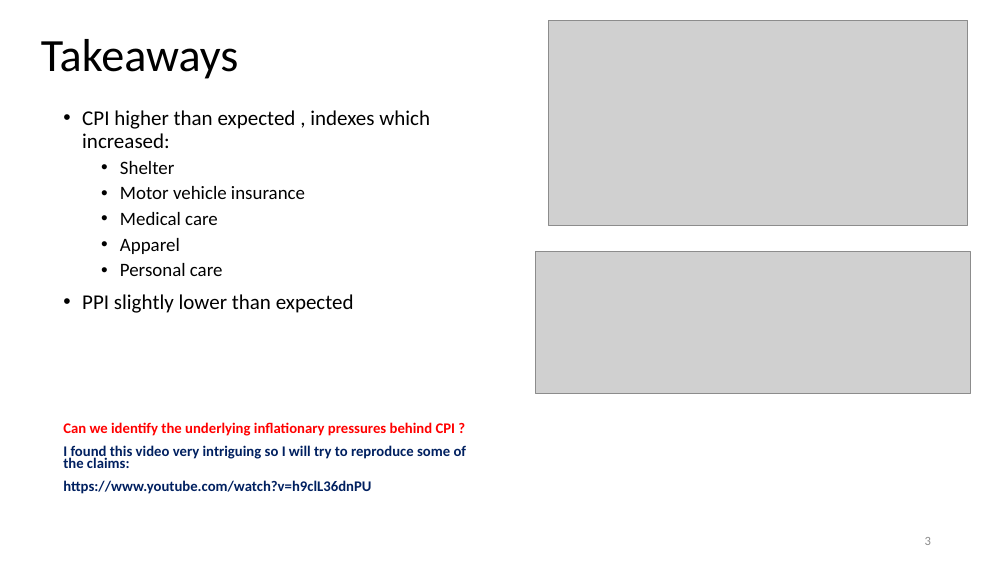
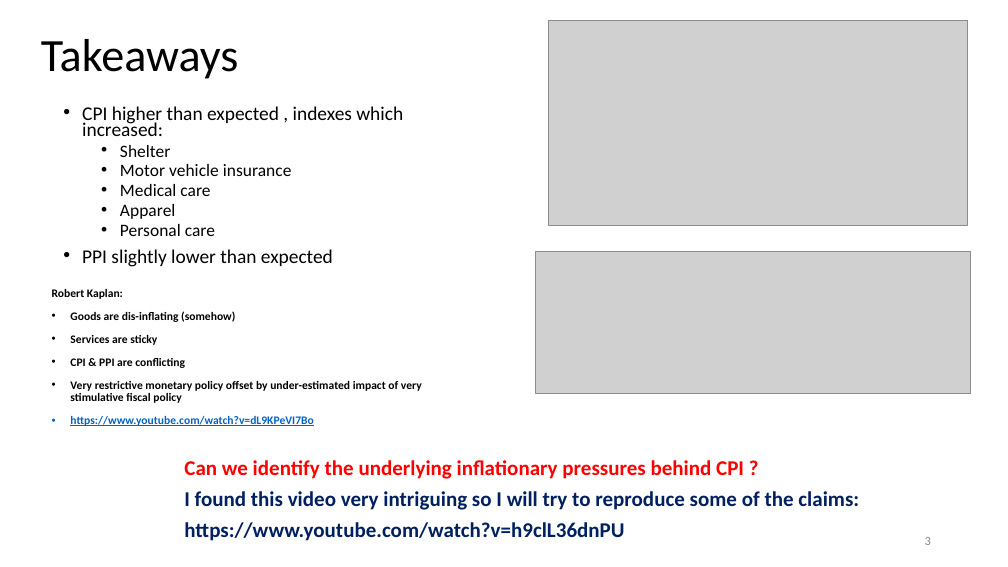
Before and after one commit to omroot/d2l_pytorch, a slide deck: slide 3 of mylearnings/mylecturenotes/PPI_and_CPI.pptx. Drawn at 1008x567 pixels with LibreOffice and Linux fonts; fonts in the diff are those of the drawing; grey boxes stand for pictures. Boxes give left, top, right and bottom in pixels: in the first picture for what was removed or moved away, otherwise in the second. Text is boxed around its words. In the diff, an @@ line names an element or a change of style, - is before the commit and + after.

Commit message:
adas

```diff
--- a/mylearnings/mylecturenotes/PPI_and_CPI.pptx
+++ b/mylearnings/mylecturenotes/PPI_and_CPI.pptx
@@ text "CPI higher than expected , ..." at [82, 106, 403, 267]: size 20 to 18.5 pt in "CPI higher than expected , indexes which ...", "PPI slightly lower than expected"; size 18 to 16.6 pt in "Shelter", "Motor vehicle insurance", "Medical care", "Apparel" and 1 more places; line spacing 0.9 to 0.7 @@
@@ text added at [52, 289, 422, 426], 11 pt, text #000000, bold @@
+Robert Kaplan:
+• Goods are dis-inflating (somehow)
+• Services are sticky
+• CPI & PPI are conflicting
+• Very restrictive monetary policy offset by under-estimated impact of very stimulative fiscal policy
+• https://www.youtube.com/watch?v=dL9KPeVI7Bo
@@ text "Can we identify the underlying ...": place and size @@
-text "Can we identify the underlying ..." at [63, 422, 467, 494]
+text "Can we identify the underlying ..." at [184, 460, 859, 541]
@@ text "Can we identify the underlying ..." at [184, 460, 859, 541]: size 14 to 20 pt; line spacing 0.7 to 0.8 @@
```
